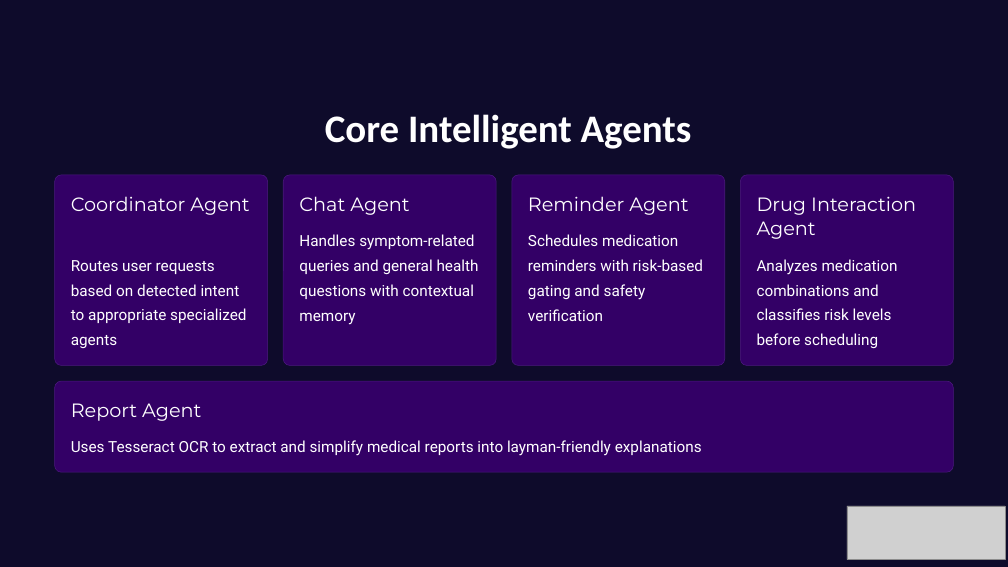
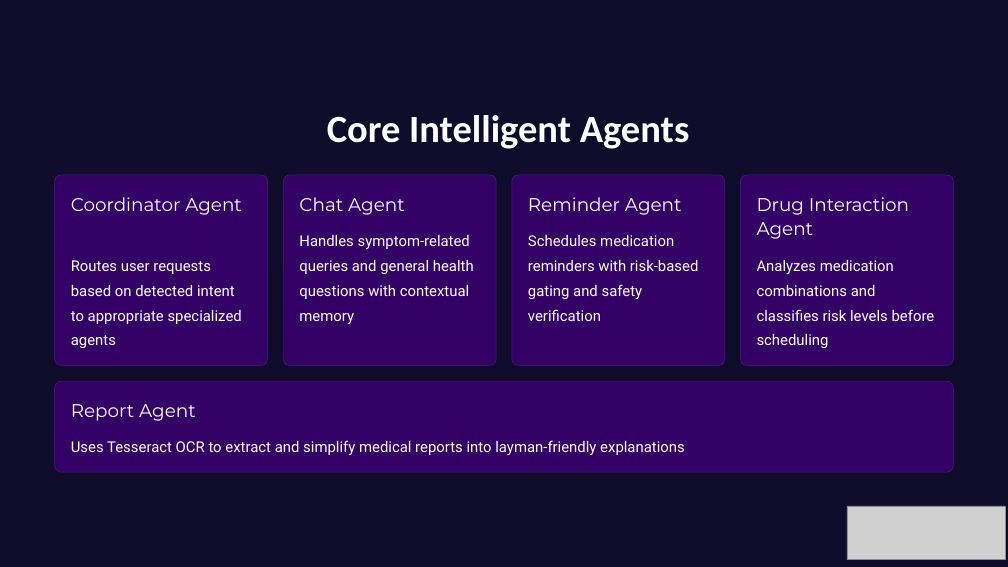
Before and after one commit to rahulkadvasara/cura-ai, a slide deck: slide 5 of docs/Cura-AI.pptx. Drawn at 1008x567 pixels with LibreOffice and Linux fonts; fonts in the diff are those of the drawing; grey boxes stand for pictures; background and template pictures are left out; a plain dark background stands for a picture behind light text. Boxes give left, top, right and bottom in pixels: in the first picture for what was removed or moved away, otherwise in the second. Text is boxed around its words. In the diff, an @@ line names an element or a change of style, - is before the commit and + after.

```diff
--- a/docs/Cura-AI.pptx
+++ b/docs/Cura-AI.pptx
@@ text "Core Intelligent Agents" at (x1=327, y1=115, x2=690, y2=149): size 44.5 to 44 pt @@
@@ size 22 to 21 pt in 5 elements at (x1=71, y1=197, x2=242, y2=215), (x1=299, y1=197, x2=405, y2=215), (x1=528, y1=197, x2=682, y2=215), (x1=757, y1=197, x2=909, y2=239), (x1=71, y1=404, x2=196, y2=421) @@
@@ size 17.5 to 17 pt in 5 elements at (x1=71, y1=260, x2=242, y2=348), (x1=299, y1=235, x2=474, y2=324), (x1=528, y1=235, x2=698, y2=321), (x1=757, y1=260, x2=935, y2=348), (x1=71, y1=440, x2=685, y2=455) @@
```
Also in this commit, not shown: 6 other slides changed, 3 other files.
